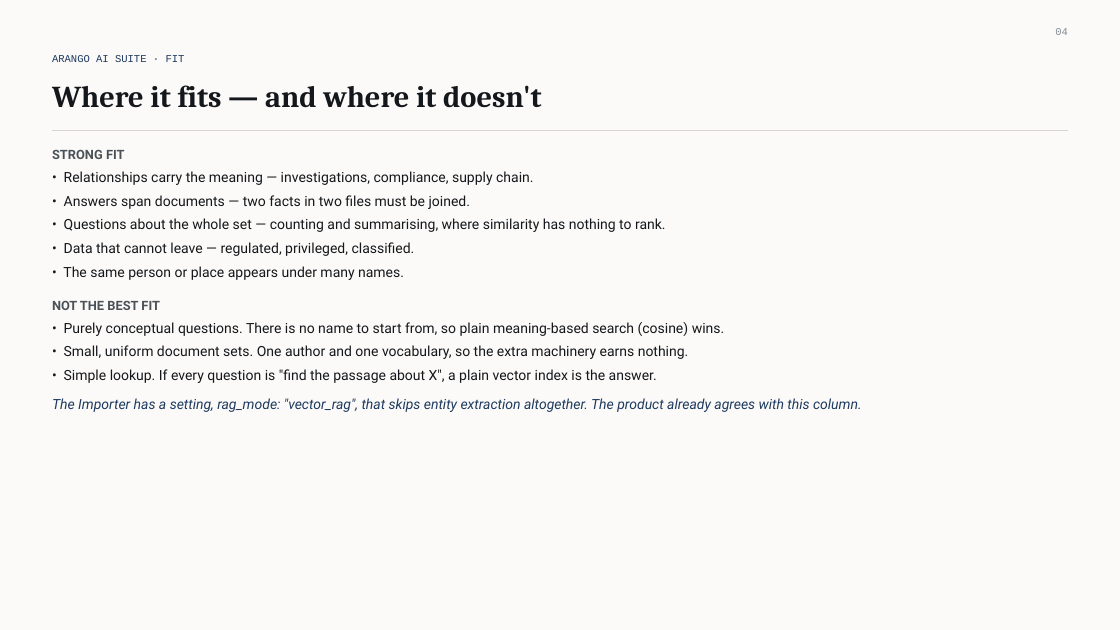
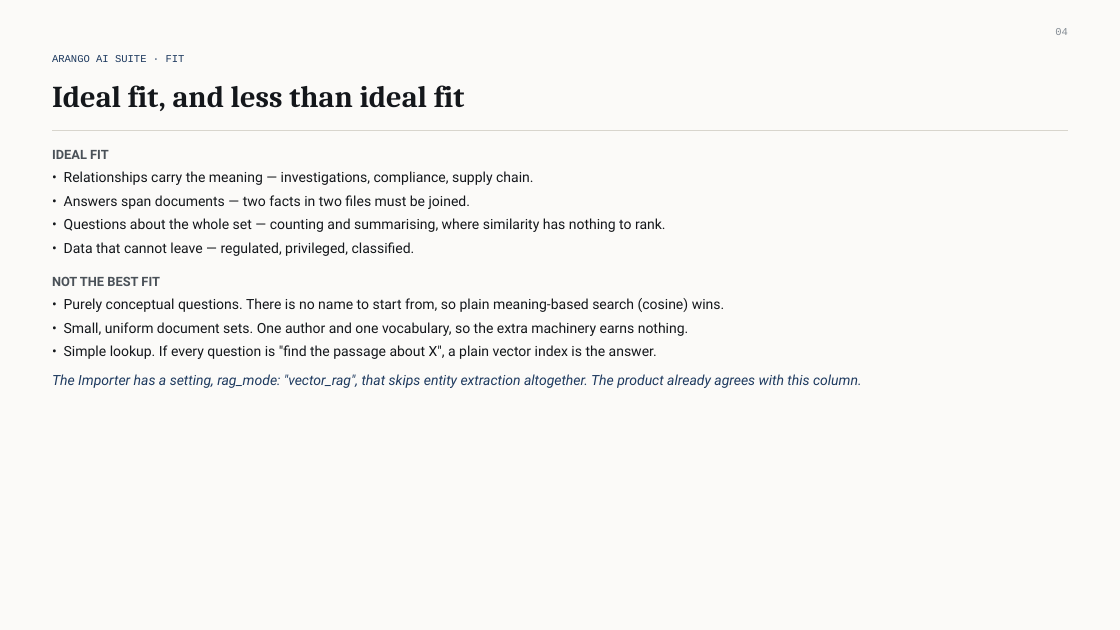
Before and after one commit to extempore66/graph-rag-llm-legal-docs, a slide deck: slide 5 of presos/Graph_RAG_Interview_Deck.pptx. Drawn at 1120x630 pixels with LibreOffice and Linux fonts; fonts in the diff are those of the drawing. Boxes give left, top, right and bottom in pixels: in the first picture for what was removed or moved away, otherwise in the second. Text is boxed around its words. In the diff, an @@ line names an element or a change of style, - is before the commit and + after.

```diff
--- a/presos/Graph_RAG_Interview_Deck.pptx
+++ b/presos/Graph_RAG_Interview_Deck.pptx
@@ text at (52,85,465,111): text changed @@
-Where it fits — and where it doesn't
+Ideal fit, and less than ideal fit
@@ text at (52,150,109,159): text changed @@
-STRONG FIT
+IDEAL FIT
@@ text at (63,266,404,280): paragraph removed @@
-• The same person or place appears under many names.
```
Also in this commit, not shown: 8 other slides changed, 2 slides removed, 2 other files.
